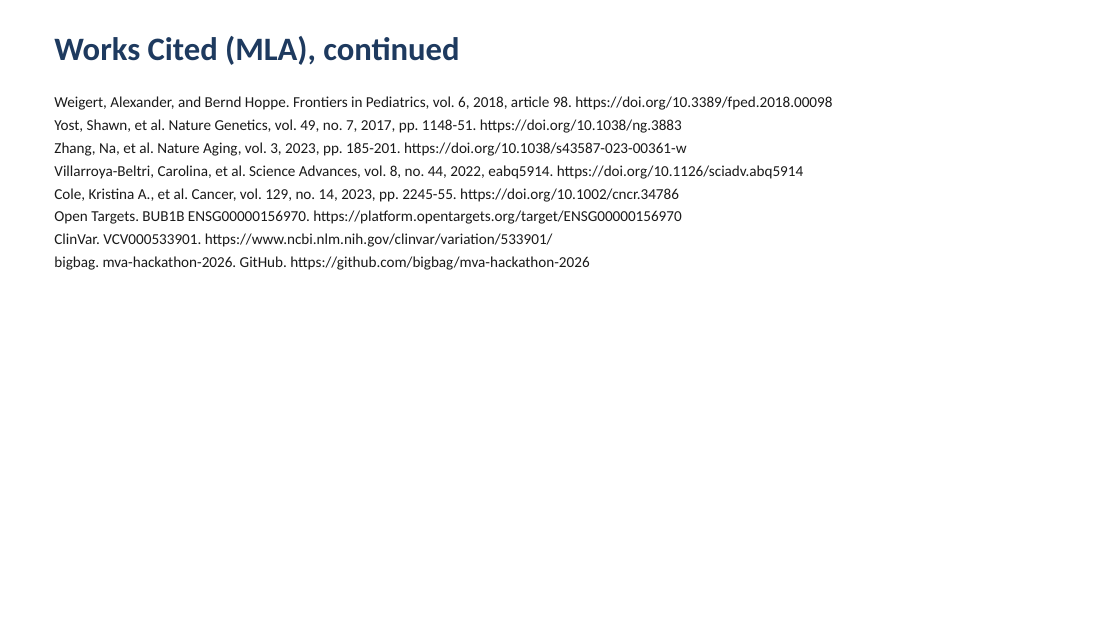
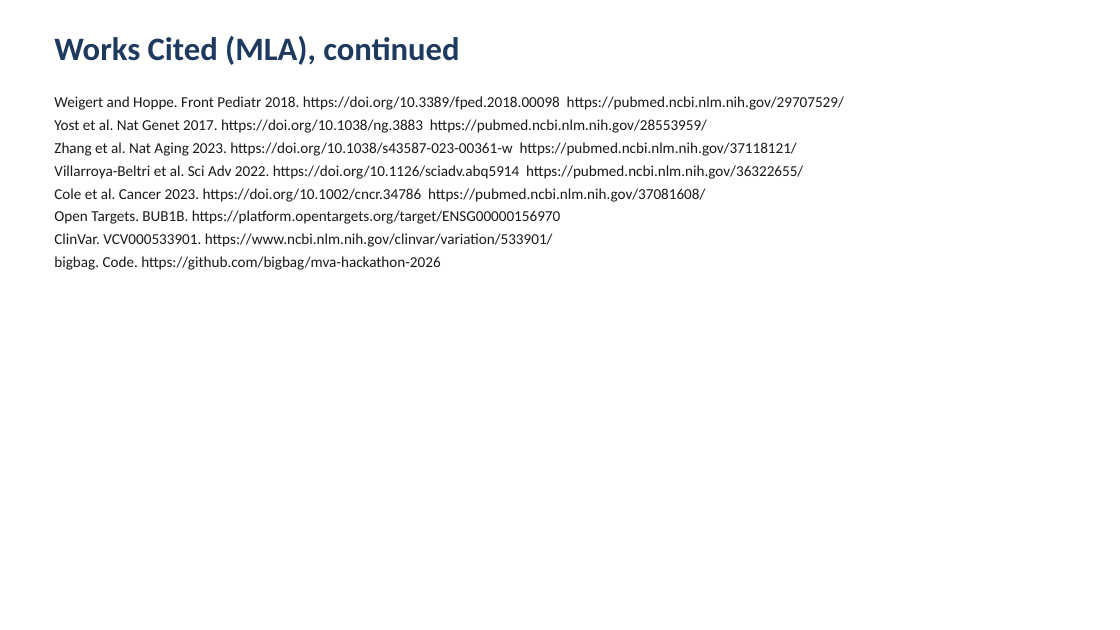
Before and after one commit to bigbag/mva-hackathon-2026, a slide deck: slide 13 of track2/slides/pitch_deck.pptx. Drawn at 1120x630 pixels with LibreOffice and Linux fonts; fonts in the diff are those of the drawing. Boxes give left, top, right and bottom in pixels: in the first picture for what was removed or moved away, otherwise in the second. Text is boxed around its words. In the diff, an @@ line names an element or a change of style, - is before the commit and + after.

Commit message:
Point every citation at a title-matched PubMed or official record
Drop guessed PMIDs that resolved to unrelated papers. Keep DOI plus
NCBI-verified PubMed IDs; use the live ChEMBL explore URL.

```diff
--- a/track2/slides/pitch_deck.pptx
+++ b/track2/slides/pitch_deck.pptx
@@ text at (x1=54, y1=96, x2=844, y2=224): text changed @@
-Weigert, Alexander, and Bernd Hoppe. Frontiers in Pediatrics, vol. 6, 2018, article 98. https://doi.org/10.3389/fped.2018.00098
-Yost, Shawn, et al. Nature Genetics, vol. 49, no. 7, 2017, pp. 1148-51. https://doi.org/10.1038/ng.3883
-Zhang, Na, et al. Nature Aging, vol. 3, 2023, pp. 185-201. https://doi.org/10.1038/s43587-023-00361-w
-Villarroya-Beltri, Carolina, et al. Science Advances, vol. 8, no. 44, 2022, eabq5914. https://doi.org/10.1126/sciadv.abq5914
-Cole, Kristina A., et al. Cancer, vol. 129, no. 14, 2023, pp. 2245-55. https://doi.org/10.1002/cncr.34786
-Open Targets. BUB1B ENSG00000156970. https://platform.opentargets.org/target/ENSG00000156970
+Weigert and Hoppe. Front Pediatr 2018. https://doi.org/10.3389/fped.2018.00098 https://pubmed.ncbi.nlm.nih.gov/29707529/
+Yost et al. Nat Genet 2017. https://doi.org/10.1038/ng.3883 https://pubmed.ncbi.nlm.nih.gov/28553959/
+Zhang et al. Nat Aging 2023. https://doi.org/10.1038/s43587-023-00361-w https://pubmed.ncbi.nlm.nih.gov/37118121/
+Villarroya-Beltri et al. Sci Adv 2022. https://doi.org/10.1126/sciadv.abq5914 https://pubmed.ncbi.nlm.nih.gov/36322655/
+Cole et al. Cancer 2023. https://doi.org/10.1002/cncr.34786 https://pubmed.ncbi.nlm.nih.gov/37081608/
+Open Targets. BUB1B. https://platform.opentargets.org/target/ENSG00000156970
@@ text at (x1=54, y1=256, x2=440, y2=270): text changed @@
-bigbag. mva-hackathon-2026. GitHub. https://github.com/bigbag/mva-hackathon-2026
+bigbag. Code. https://github.com/bigbag/mva-hackathon-2026
```
Also in this commit, not shown: 1 other slide changed, 7 other files.
